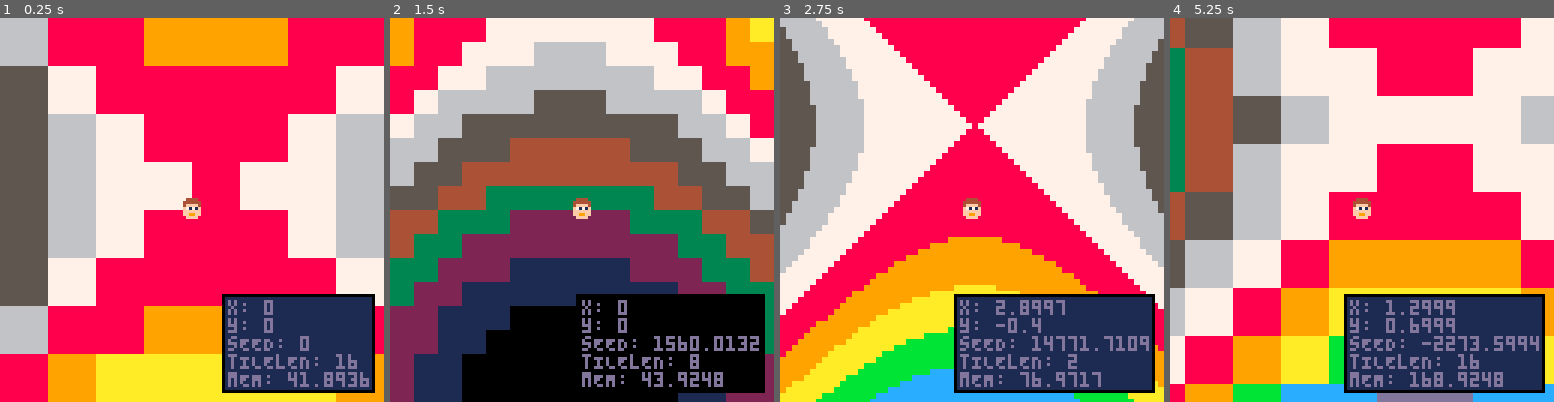
Above: before the commit, frames 1-4 (left to right).
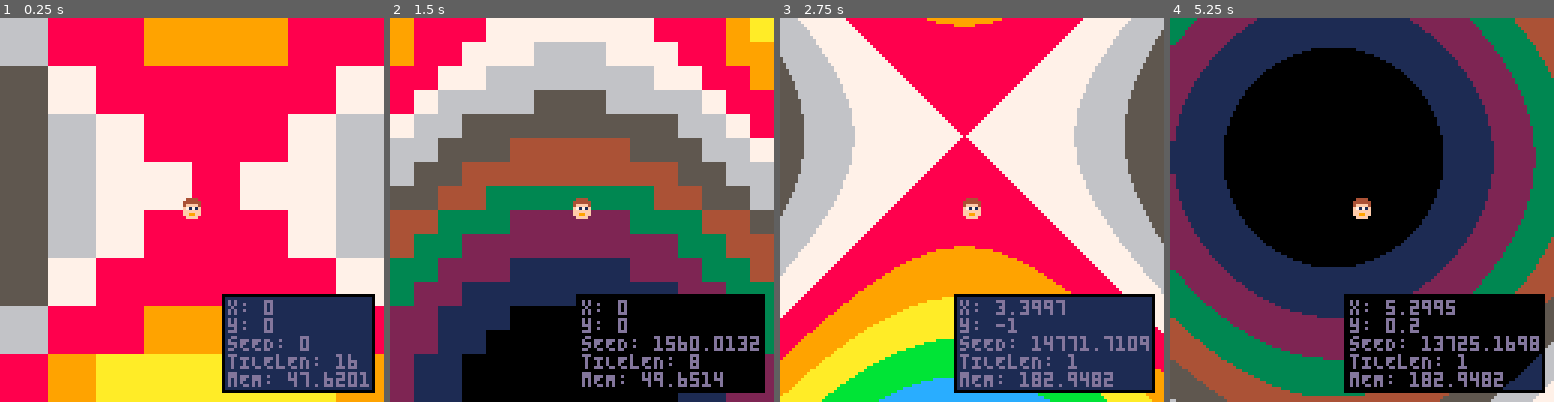
Above: after the commit, the same moments.

Repository: akd-io/pico8
Game: PICO-8 cartridge demos/procgen-map-2.p8
The game is run twice, just before and just after one commit, with the same random seed, the same clock (stepped at 60 frames per second) and the same inputs.
Inputs:
- Up to frame 1 (0.25 s): no input
- Up to frame 2 (1.5 s): tap X (X key) at 0.33, 1.07 s; tap O (Z key) at 0.7 s
- Up to frame 3 (2.75 s): hold Right 1.6-2.1 s; tap O (Z key) at 1.7, 2.1, 2.5 s; tap X (X key) at 1.85 s; hold Up 2.15-2.42 s; hold Right from 2.47 s (still down)
- Up to frame 4 (5.25 s): tap O (Z key) every 0.4 s from 2.9 to 4.9 s; tap X (X key) at 2.97, 4.08, 5.2 s; release Right at 3.03 s; hold Left 3.08-3.58 s; hold Down 3.63-3.97 s; hold Right 4.02-4.68 s; hold Up 4.73-5.03 s; hold Left from 5.08 s (still down)

The runs differ from the first frame. In frame 1, 0.2% of the frame differs, in the area x 78-97%, y 92-97%; in frame 2, 0.2%; in frame 3, 16%; in frame 4, 96%, in the area x 0-100%, y 0-100%.

Commit message:
Implement faulty procgen-map-2

Diff:
--- a/demos/procgen-map-1.p8
+++ b/demos/procgen-map-1.p8
@@ -6,6 +6,7 @@
 
 -- There is a series of different ways this can be implemented in increasing order of performance.
 -- 1. (this cart) Calculate every tile on screen every frame.
+--    Performance (Tile length 1): 30/60 23.79 20.9X (Last digit off-screen)
 -- 2. Initialize the screen with an initial calculation of every tile.
 --    Thereafter, only once the player has moved enough to render new tiles on screen do we move the tiles over and calculate the new edge tiles.
 -- 3. Similar to no. 2, but instead of moving the tiles over, let all tiles stay where they are, and query into the myMap object using modulus 17.
--- a/demos/procgen-map-2.p8
+++ b/demos/procgen-map-2.p8
@@ -5,10 +5,16 @@
 -- by akd
 
 -- There is a series of different ways this can be implemented in increasing order of performance.
--- 1. (this cart) Calculate every tile on screen every frame.
--- 2. Initialize the screen with an initial calculation of every tile.
+-- 1. Calculate every tile on screen every frame.
+--    Performance (Tile length 1):
+--      CPU: 30/60 23.79 20.9X (Last digit off-screen)
+--      MEM: 178.2266
+-- 2. (This cart) Initialize the screen with an initial calculation of every tile.
 --    Thereafter, only once the player has moved enough to render new tiles on screen do we move the tiles over and calculate the new edge tiles.
--- 3. Similar to no. 2, but instead of moving the tiles over, let all tiles stay where they are, and query into the myMap object using modulus 17.
+--    Performance (Tile length 1):
+--      CPU: 30/60 4.95 4.87
+--      MEM: 184.0801
+-- 3. Similar to no. 2, but instead of moving the tiles over, let all tiles stay where they are, and query into the myMap object using `mod maxTilesVisiblePerRow`.
 --    This should save a lot of moving stuff around.
 -- 4. Try number 3 but using the Pico-8 map feature.
 --    17x17 map, indexing just as in no. 3, using modulo 17.
@@ -55,42 +61,108 @@
   grid = {},
   pixelOffsetX = 0,
   pixelOffsetY = 0,
+  lastCharX = 0,
+  lastCharY = 0,
+  initialized = false,
   -- noise(x,y) returns a number between 0 and 1
   noise = function(worldX, worldY)
     local value = cos(worldX / 40) + sin(worldY / 40)
     -- Adjust from -2..2 to 0..1
     return (value + 2) / 4
   end,
-  update = function(self)
-    if btnp(❎) then self.seed = rnd(~0) end
-
-    if btnp(🅾️) then
-      tileLength = (tileLength == 1) and 16 or tileLength \ 2
-    end
-
+  initializeGrid = function(self)
     local randomOffsetWorldX, randomOffsetWorldY = unpack(withTempSeed(
       self.seed, function()
         return { rnd(1000) \ 1, rnd(1000) \ 1 }
       end
     ))
-
     local centerScreenOffsetWorldX = 8
     local centerScreenOffsetWorldY = 8
     local maxTilesVisiblePerRow = getMaxTilesVisiblePerRow()
     local tilesPerWorldCoord = getTilesPerWorldCoord()
+    local characterTileX = character.worldX * tilesPerWorldCoord
+    local characterTileY = character.worldY * tilesPerWorldCoord
 
     for tileX = 0, maxTilesVisiblePerRow - 1 do
       self.grid[tileX] = {}
       for tileY = 0, maxTilesVisiblePerRow - 1 do
-        local characterTileX = character.worldX * tilesPerWorldCoord
-        local characterTileY = character.worldY * tilesPerWorldCoord
         local worldX = (tileX + characterTileX \ 1) / tilesPerWorldCoord - centerScreenOffsetWorldX
         local worldY = (tileY + characterTileY \ 1) / tilesPerWorldCoord - centerScreenOffsetWorldY
         local sprite = 16 * self.noise(worldX + randomOffsetWorldX, worldY + randomOffsetWorldY)
-        self.pixelOffsetX = -(characterTileX % 1) * tileLength
-        self.pixelOffsetY = -(characterTileY % 1) * tileLength
-        self.grid[tileX][tileY] = mid(sprite, 0, 15) -- noise() is 0-1 inclusive, but we really need it to be exclusive, so we clamp.
-      end
+        self.grid[tileX][tileY] = mid(sprite, 0, 15)
+      end
+    end
+
+    self.lastCharX = character.worldX
+    self.lastCharY = character.worldY
+    self.initialized = true
+  end,
+
+  update = function(self)
+    if btnp(❎) then
+      self.seed = rnd(~0)
+      self.initialized = false
+    end
+
+    if btnp(🅾️) then
+      tileLength = (tileLength == 1) and 16 or tileLength \ 2
+      self.initialized = false
+    end
+
+    if not self.initialized then
+      self:initializeGrid()
+      return
+    end
+
+    local tilesPerWorldCoord = getTilesPerWorldCoord()
+    local characterTileX = character.worldX * tilesPerWorldCoord
+    local characterTileY = character.worldY * tilesPerWorldCoord
+
+    -- Update pixel offsets
+    self.pixelOffsetX = -(characterTileX % 1) * tileLength
+    self.pixelOffsetY = -(characterTileY % 1) * tileLength
+
+    -- Check if character moved enough to need new tiles
+    local lastTileX = self.lastCharX * tilesPerWorldCoord
+    local lastTileY = self.lastCharY * tilesPerWorldCoord
+
+    if abs(characterTileX - lastTileX) >= 1 or abs(characterTileY - lastTileY) >= 1 then
+      -- Character moved at least one tile, update grid
+      local maxTilesVisiblePerRow = getMaxTilesVisiblePerRow()
+
+      -- Shift existing tiles
+      local shiftX = flr(characterTileX - lastTileX)
+      local shiftY = flr(characterTileY - lastTileY)
+
+      local randomOffsetWorldX, randomOffsetWorldY = unpack(withTempSeed(
+        self.seed, function()
+          return { rnd(1000) \ 1, rnd(1000) \ 1 }
+        end
+      ))
+      local centerScreenOffsetWorldX = 8
+      local centerScreenOffsetWorldY = 8
+
+      local newGrid = {}
+      for tileX = 0, maxTilesVisiblePerRow - 1 do
+        newGrid[tileX] = {}
+        for tileY = 0, maxTilesVisiblePerRow - 1 do
+          local oldX = tileX + shiftX
+          local oldY = tileY + shiftY
+          if oldX >= 0 and oldX < maxTilesVisiblePerRow
+              and oldY >= 0 and oldY < maxTilesVisiblePerRow then
+            newGrid[tileX][tileY] = self.grid[oldX][oldY]
+          else
+            local worldX = (tileX + characterTileX \ 1) / tilesPerWorldCoord - centerScreenOffsetWorldX
+            local worldY = (tileY + characterTileY \ 1) / tilesPerWorldCoord - centerScreenOffsetWorldY
+            local sprite = 16 * self.noise(worldX + randomOffsetWorldX, worldY + randomOffsetWorldY)
+            newGrid[tileX][tileY] = mid(sprite, 0, 15)
+          end
+        end
+      end
+
+      self.grid = newGrid
+      self.lastCharX = character.worldX
+      self.lastCharY = character.worldY
     end
   end,
   draw = function(self)
